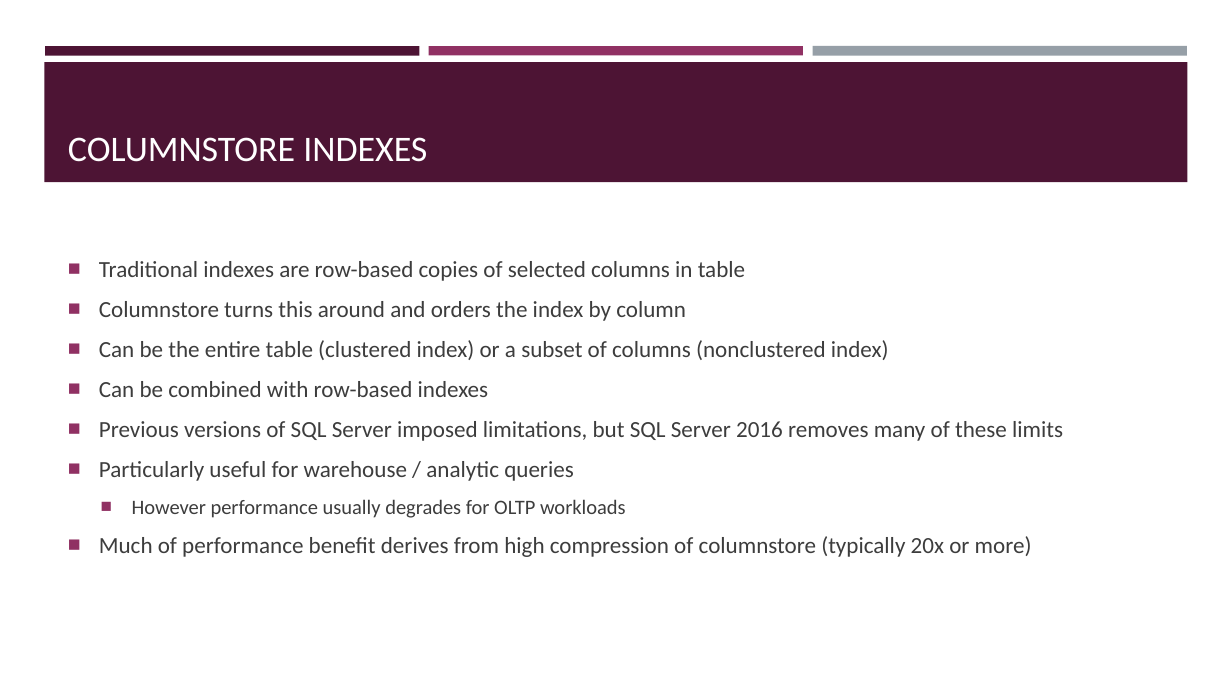
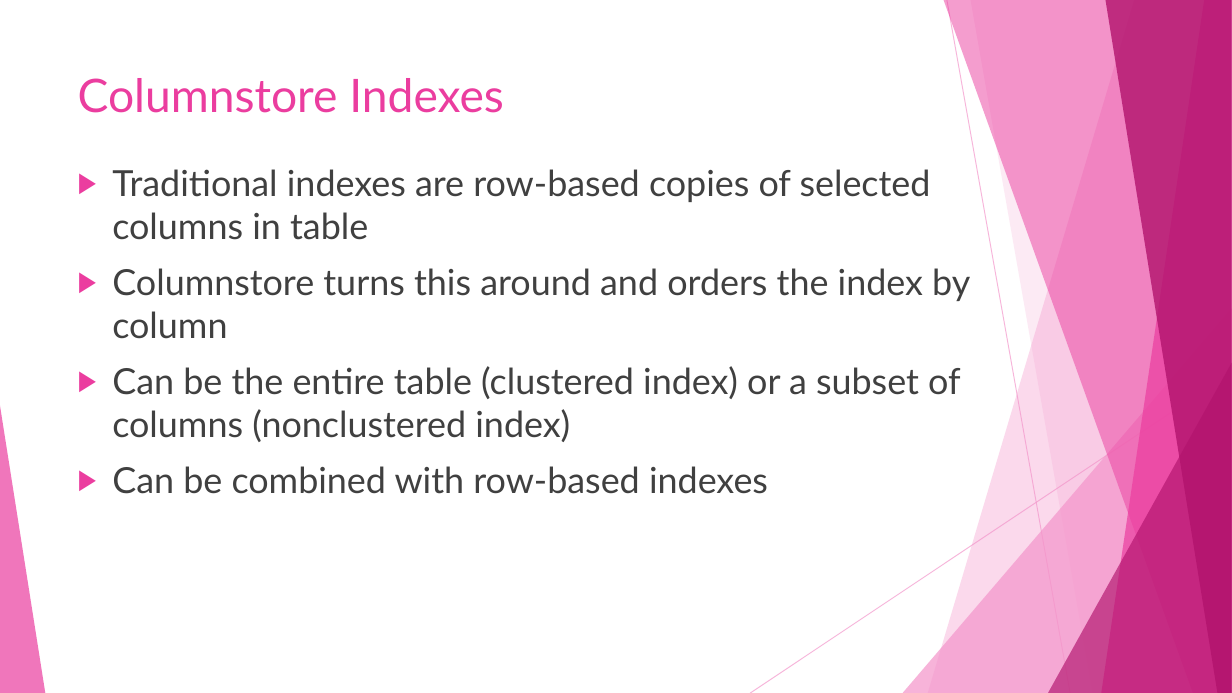
Before and after one commit to sqltran/SevenAwesomeSQLFeatures, a slide deck: slide 26 of AwesomeFreeSQLServerFeatures.pptx (slide 23 before the commit). Drawn at 1232x693 pixels with LibreOffice and Linux fonts; fonts in the diff are those of the drawing. Boxes give left, top, right and bottom in pixels: in the first picture for what was removed or moved away, otherwise in the second. Text is boxed around its words. In the diff, an @@ line names an element or a change of style, - is before the commit and + after.

Commit message:
Chage presentation theme and fixup.

```diff
--- a/AwesomeFreeSQLServerFeatures.pptx
+++ b/AwesomeFreeSQLServerFeatures.pptx
@@ rectangle removed at box(45, 46, 420, 55) @@
@@ rectangle removed at box(429, 46, 803, 55) @@
@@ rectangle removed at box(812, 46, 1187, 56) @@
@@ rectangle removed at box(44, 62, 1188, 182) @@
@@ title "Columnstore Indexes" at box(78, 78, 504, 113): vertical alignment bottom to top @@
@@ title at box(78, 78, 504, 113): text changed; size 28 to 36 pt; font Calibri to Lato; text colour #FFFFFF to #EB3D9F @@
-COLUMNSTORE INDEXES
+Columnstore Indexes
@@ text "Traditional indexes are row-based copies ...": place and size @@
-text "Traditional indexes are row-based copies ..." at box(99, 261, 1063, 557)
+text "Traditional indexes are row-based copies ..." at box(112, 169, 970, 494)
@@ text "Traditional indexes are row-based copies ..." at box(112, 169, 970, 494): size 18 to 28 pt, font Calibri to Lato, text colour #3D3D3D to #404040; bullet ■ to ▶; bullet colour #903163 to #EB3D9F; vertical alignment middle to top @@
@@ group added at box(0, 0, 1232, 693): 5 freeform shapes, 3 triangles, 2 lines @@
@@ text at box(99, 421, 1063, 557): paragraphs removed @@
-■ Previous versions of SQL Server imposed limitations, but SQL Server 2016 removes many of these limits
-■ Particularly useful for warehouse / analytic queries
-  ■ However performance usually degrades for OLTP workloads
-■ Much of performance benefit derives from high compression of columnstore (typically 20x or more)
```
Also in this commit, not shown: 32 other slides changed, 4 slides added.
